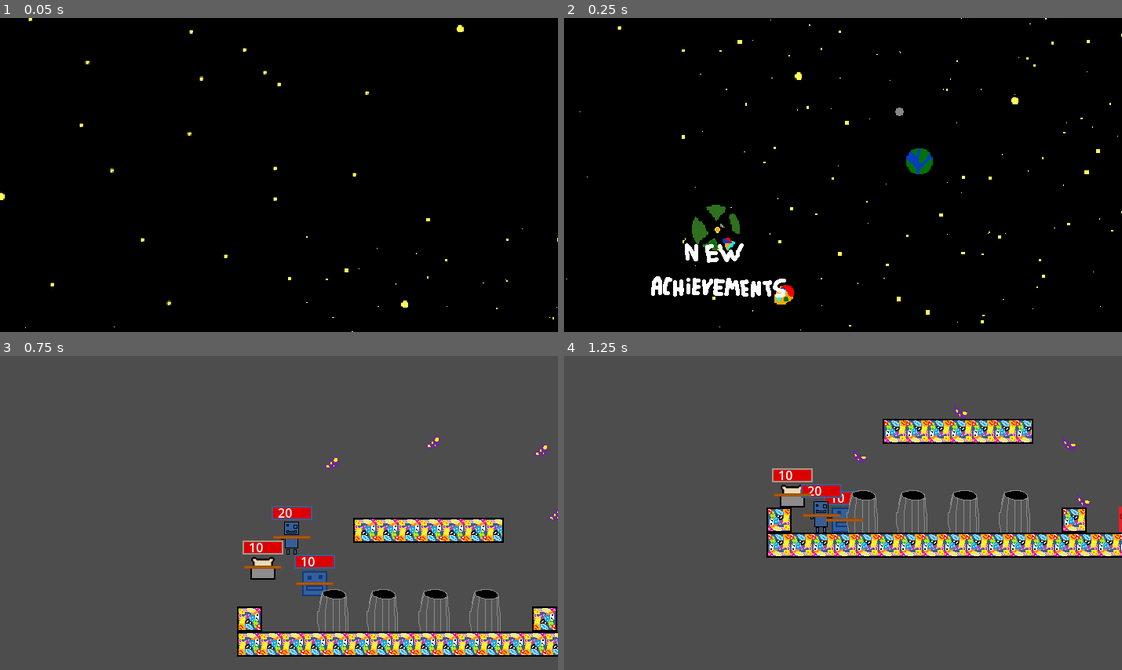
Above: before the commit, frames 1-4 (two rows, left to right).
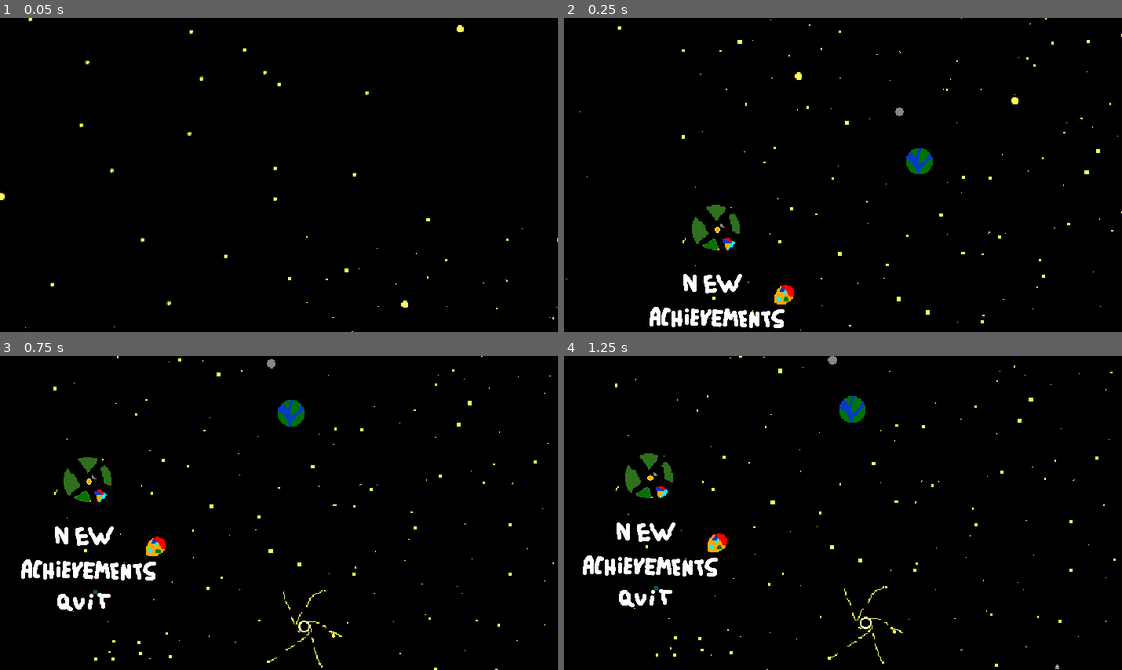
Above: after the commit, the same moments.

Repository: Ksawex4/Block-Jumper-Godot
Game: Godot game, scene res://Scenes/main_menu.tscn
Same seed, same stepped clock (60 frames per second), same inputs: the game is played once before the commit and once after it.
Inputs (mouse positions are in pixels of both pictures, inside the frame that each line leads up to):
- Up to frame 1 (0.05 s): no input
- Up to frame 2 (0.25 s): no input
- Up to frame 3 (0.75 s): click (94, 513) at 0.52 s
- Up to frame 4 (1.25 s): no input

Frame 1 is identical in both runs. In frame 2, 1.9% of the frame differs, in the area x 15-40%, y 71-99%; in frame 3, 98%, in the area x 0-100%, y 0-100%; in frame 4, 98%.

Commit message:
added a savePoint (saves the game)

Diff:
--- a/Scenes/main_menu.tscn
+++ b/Scenes/main_menu.tscn
@@ -7,6 +7,7 @@
 [ext_resource type="Texture2D" uid="uid://cl13uo5msqysn" path="res://Textures/Buttons/Quit.png" id="5_vr1f0"]
 [ext_resource type="Texture2D" uid="uid://cnwn7thqgnbbf" path="res://Textures/Buttons/New.png" id="6_t1dhk"]
 [ext_resource type="AudioStream" uid="uid://bg6ur3qxt335d" path="res://Songs/souMainMenu.wav" id="7_5egv6"]
+[ext_resource type="Texture2D" uid="uid://dgk4i3fg064ig" path="res://Textures/Buttons/Load.png" id="7_16hvj"]
 [ext_resource type="Texture2D" uid="uid://canx0jux42rum" path="res://Textures/Buttons/Achievements.png" id="7_yhxw7"]
 [ext_resource type="Script" uid="uid://drfgp0gner7jx" path="res://Scripts/AchievementsLabel.gd" id="9_trj04"]
 
@@ -77,10 +78,10 @@
 [node name="NewButton" type="Button" parent="Buttons"]
 texture_filter = 1
 layout_mode = 0
-offset_left = -24.0
-offset_top = 128.0
-offset_right = 80.0
-offset_bottom = 168.0
+offset_left = -26.0
+offset_top = 167.0
+offset_right = 78.0
+offset_bottom = 207.0
 theme_override_colors/icon_hover_color = Color(1, 1, 0, 1)
 theme_override_styles/focus = SubResource("StyleBoxEmpty_8b1if")
 theme_override_styles/hover = SubResource("StyleBoxEmpty_kipn8")
@@ -88,13 +89,27 @@
 theme_override_styles/normal = SubResource("StyleBoxEmpty_rfxh6")
 icon = ExtResource("6_t1dhk")
 
+[node name="LoadButton" type="Button" parent="Buttons"]
+texture_filter = 1
+layout_mode = 0
+offset_left = -24.0
+offset_top = 120.0
+offset_right = 80.0
+offset_bottom = 160.0
+theme_override_colors/icon_hover_color = Color(1, 1, 0, 1)
+theme_override_styles/focus = SubResource("StyleBoxEmpty_8b1if")
+theme_override_styles/hover = SubResource("StyleBoxEmpty_kipn8")
+theme_override_styles/pressed = SubResource("StyleBoxEmpty_ib1yv")
+theme_override_styles/normal = SubResource("StyleBoxEmpty_rfxh6")
+icon = ExtResource("7_16hvj")
+
 [node name="AchievementsButton" type="Button" parent="Buttons"]
 texture_filter = 1
 layout_mode = 0
-offset_left = -52.0
-offset_top = 170.0
-offset_right = 130.0
-offset_bottom = 213.0
+offset_left = -54.0
+offset_top = 209.0
+offset_right = 128.0
+offset_bottom = 252.0
 theme_override_colors/icon_hover_color = Color(1, 1, 0, 1)
 theme_override_colors/icon_normal_color = Color(1, 1, 1, 1)
 theme_override_styles/focus = SubResource("StyleBoxEmpty_trj04")
@@ -144,5 +159,6 @@
 
 [connection signal="pressed" from="Buttons/QuitButton" to="Buttons" method="_on_quit_button_pressed"]
 [connection signal="pressed" from="Buttons/NewButton" to="Buttons" method="_on_new_button_pressed"]
+[connection signal="pressed" from="Buttons/LoadButton" to="Buttons" method="_on_load_button_pressed"]
 [connection signal="pressed" from="Buttons/AchievementsButton" to="Buttons" method="_on_achievements_button_pressed"]
 [connection signal="timeout" from="RichTextLabel/Timer" to="RichTextLabel" method="_on_timer_timeout"]
--- a/Scenes/test_room.tscn
+++ b/Scenes/test_room.tscn
@@ -10,6 +10,7 @@
 [ext_resource type="PackedScene" uid="uid://dqgbiq10py5uo" path="res://Scenes/Objects/smooth_camera.tscn" id="7_hjqbe"]
 [ext_resource type="AudioStream" uid="uid://lst2ll0xq7yu" path="res://Songs/souZworkaSong.wav" id="8_8h618"]
 [ext_resource type="PackedScene" uid="uid://0ynbmsngdc15" path="res://Scenes/Objects/trash_can.tscn" id="9_f2n0o"]
+[ext_resource type="PackedScene" uid="uid://dbyvbltpv5wb1" path="res://Scenes/Objects/save_point.tscn" id="10_wv2xt"]
 
 [sub_resource type="NavigationPolygon" id="NavigationPolygon_wv2xt"]
 vertices = PackedVector2Array(560.969, 310, 9, 310, 8.99219, 10.9766, 560.031, 10.0078)
@@ -119,6 +120,9 @@
 [node name="TrashCan4" parent="Interactables" instance=ExtResource("9_f2n0o")]
 position = Vector2(128, 234)
 
+[node name="SavePoint" parent="Interactables" instance=ExtResource("10_wv2xt")]
+position = Vector2(227, 105)
+
 [node name="AudioStreamPlayer" type="AudioStreamPlayer" parent="."]
 stream = ExtResource("8_8h618")
 autoplay = true
--- a/Scripts/Global.gd
+++ b/Scripts/Global.gd
@@ -1,5 +1,8 @@
 extends Node
 
+var loadPositionX = 0.0
+var loadPositionY = 0.0
+var loadPos = false
 var Gravity := 10
 var FencyHP := 10
 var ToastyHP := 10
@@ -17,7 +20,7 @@
 var shownAchievements := []
 
 func _ready():
-	if FileAccess.file_exists("user://achievements"):
+	if FileAccess.file_exists("user://achievements.bj"):
 		loadAchievements()
 
 func _process(delta: float) -> void:
@@ -40,7 +43,7 @@
 
 
 func loadAchievements():
-	var file = FileAccess.open("user://achievements", FileAccess.READ)
+	var file = FileAccess.open("user://achievements.bj", FileAccess.READ)
 	var jsonString = file.get_as_text()
 	var data = JSON.parse_string(jsonString)
 	if data is Dictionary:
@@ -53,7 +56,23 @@
 		"achievements": Global.playerAchievements,
 		"shownAchievements": Global.shownAchievements
 	}
-	var file = FileAccess.open("user://achievements", FileAccess.WRITE)
+	var file = FileAccess.open("user://achievements.bj", FileAccess.WRITE)
 	var jsonString = JSON.stringify(struct)
 	file.store_string(jsonString)
 	file.close()
+
+func saveGame(pos):
+	saveAchievements()
+	var struct = {
+		"X": pos.x,
+		"Y": pos.y,
+		"HPs": [FencyHP, ToastyHP, PanLoduwkaHP],
+		"MaxHPs": [FencyMaxHP, ToastyMaxHP, PanLoduwkaMaxHP],
+		"Scene": get_tree().current_scene.scene_file_path,
+		"Sticks": [FStick, TStick, PLStick],
+		"Beans": Beans
+	}
+	var file = FileAccess.open("user://save.bj", FileAccess.WRITE)
+	var jsonString = JSON.stringify(struct)
+	file.store_string(jsonString)
+	file.close()
--- a/Scripts/Player.gd
+++ b/Scripts/Player.gd
@@ -16,6 +16,11 @@
 var DefaultHpBarLenght
 
 func _ready() -> void:
+	if Global.loadPos:
+		global_position = Vector2(Global.loadPositionX, Global.loadPositionY)
+		print(str(Global.loadPositionX))
+		print(str(Global.loadPositionY))
+		print(str(global_position))
 	$SolidsCollision.disabled = true
 	hasLeftAnimation = $AnimatedSprite2D.sprite_frames.has_animation("walkLeft")
 	$AnimatedSprite2D.play("default")
@@ -26,6 +31,7 @@
 	for x in range(5):
 		await get_tree().physics_frame
 	$SolidsCollision.disabled = false
+	Global.loadPos = false
 
 func _physics_process(delta: float) -> void:
 	if hasLeftAnimation:
--- a/Scripts/main_menu_buttons.gd
+++ b/Scripts/main_menu_buttons.gd
@@ -13,3 +13,30 @@
 
 func _on_achievements_button_pressed() -> void:
 	get_parent().get_node("Fency").position = Vector2(-64, 751)
+
+func _on_load_button_pressed() -> void:
+	var scene
+	if FileAccess.file_exists("user://save.bj"):
+		var file = FileAccess.open("user://save.bj", FileAccess.READ)
+		var jsonString = file.get_as_text()
+		var data = JSON.parse_string(jsonString)
+		if data is Dictionary:
+			var HPs = data.get("HPs")
+			Global.FencyHP = HPs[0]
+			Global.ToastyHP = HPs[1]
+			Global.PanLoduwkaHP = HPs[2]
+			var MaxHPs = data.get("MaxHPs")
+			Global.FencyMaxHP = MaxHPs[0]
+			Global.ToastyMaxHP = MaxHPs[1]
+			Global.PanLoduwkaMaxHP = MaxHPs[2]
+			scene = data.get("Scene")
+			Global.Beans = data.get("Beans")
+			var Stickz = data.get("Sticks")
+			Global.FStick = Stickz[0]
+			Global.TStick = Stickz[1]
+			Global.PLStick = Stickz[2]
+			Global.loadPositionX = float(data.get("X"))
+			Global.loadPositionY = float(data.get("Y"))
+			Global.loadPos = true
+		file.close()
+		get_tree().change_scene_to_file(scene)
Not shown: 1 places in Scenes/main_menu.tscn that only renumber resources
Not shown: 1 places in Scenes/test_room.tscn that only renumber resources
